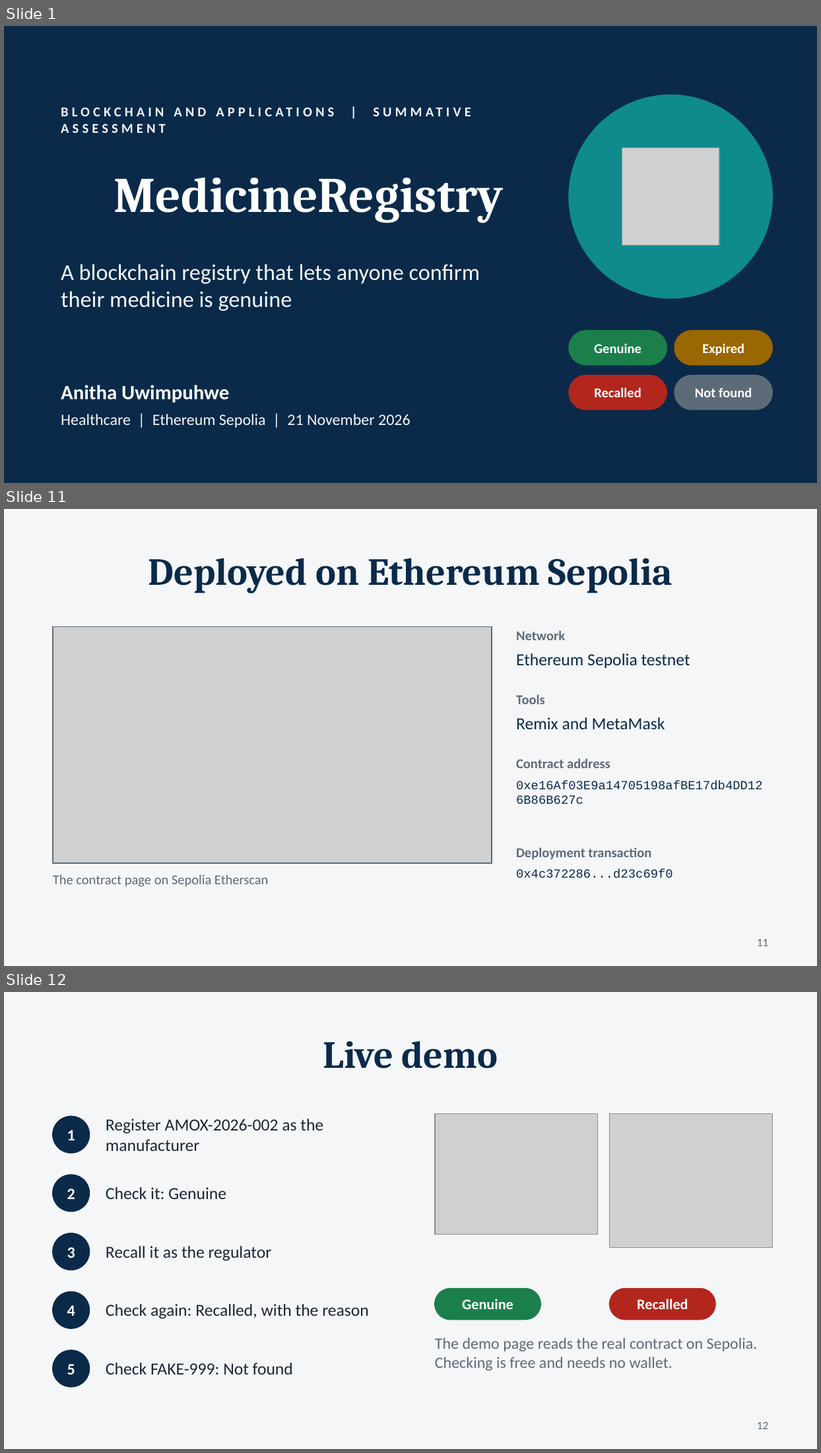
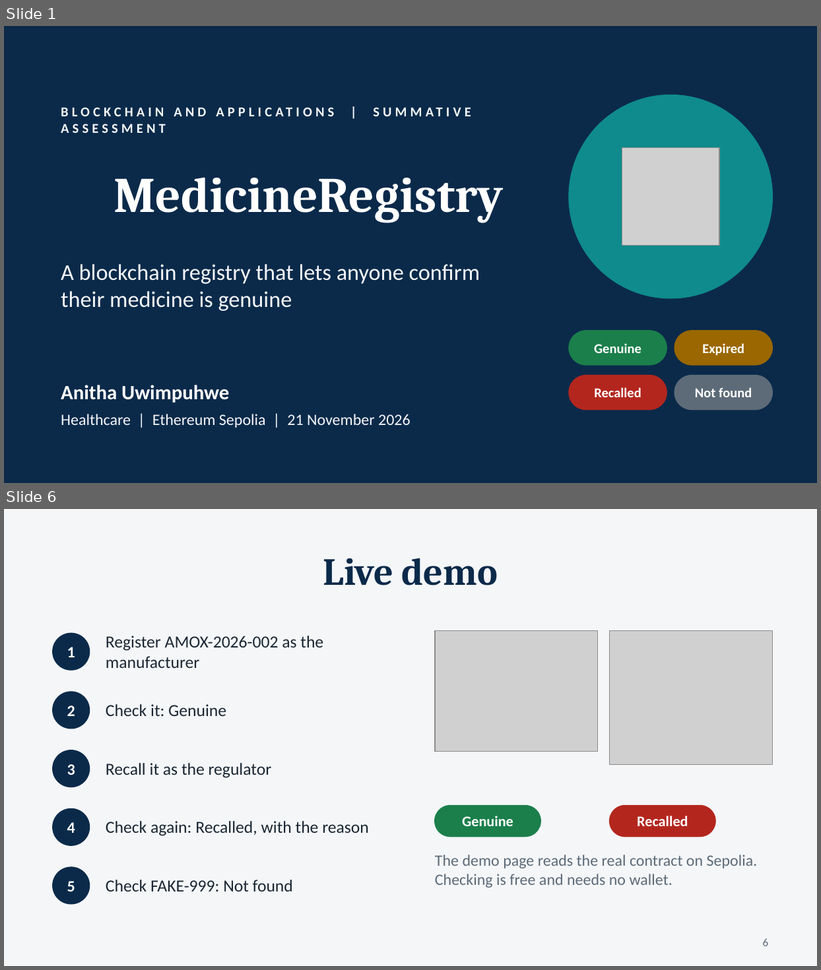
Before and after one commit to shasha-12/Medecine_Registry, a slide deck: docs/Presentation.pptx. Shown one above the other, each under a label of ours: slides 1, 11 and 12 before the commit, slides 1 and 6 after it; the slides between them are not shown. The pictures are 821x1453 and 821x970 pixels, drawn with LibreOffice and Linux fonts; fonts in the diff are those of the drawing; grey boxes stand for pictures. Boxes give left, top, right and bottom in pixels: in the first picture for what was removed or moved away, otherwise in the second. Text is boxed around its words. In the diff, an @@ line names an element or a change of style, - is before the commit and + after.

```diff
--- a/docs/Presentation.pptx
+++ b/docs/Presentation.pptx
@@ slide 11 removed at <box>4,509,817,966</box>, background #F4F6F8 @@
@@ title removed at <box>149,558,673,593</box> @@
-Deployed on Ethereum Sepolia
@@ picture removed at <box>53,627,492,863</box> @@
@@ rectangle removed at <box>53,627,492,863</box> @@
@@ text removed at <box>516,630,565,640</box> @@
-Network
@@ text removed at <box>516,654,690,668</box> @@
-Ethereum Sepolia testnet
@@ text removed at <box>516,694,545,704</box> @@
-Tools
@@ text removed at <box>516,718,665,729</box> @@
-Remix and MetaMask
@@ text removed at <box>516,758,611,768</box> @@
-Contract address
@@ text removed at <box>516,778,768,826</box> @@
-0xe16Af03E9a14705198afBE17db4DD126B86B627c
@@ text removed at <box>516,848,651,859</box> @@
-Deployment transaction
@@ text removed at <box>53,875,268,887</box> @@
-The contract page on Sepolia Etherscan
@@ text removed at <box>516,869,673,879</box> @@
-0x4c372286...d23c69f0
@@ page number removed at <box>757,939,768,947</box> @@
-11
@@ what was slide 12 is now slide 6 @@
@@ page number at <box>763,939,769,947</box>: text changed @@
-12
+6
```
Also in this commit, not shown: 5 slides changed, 1 slide added, 8 other slides removed.
